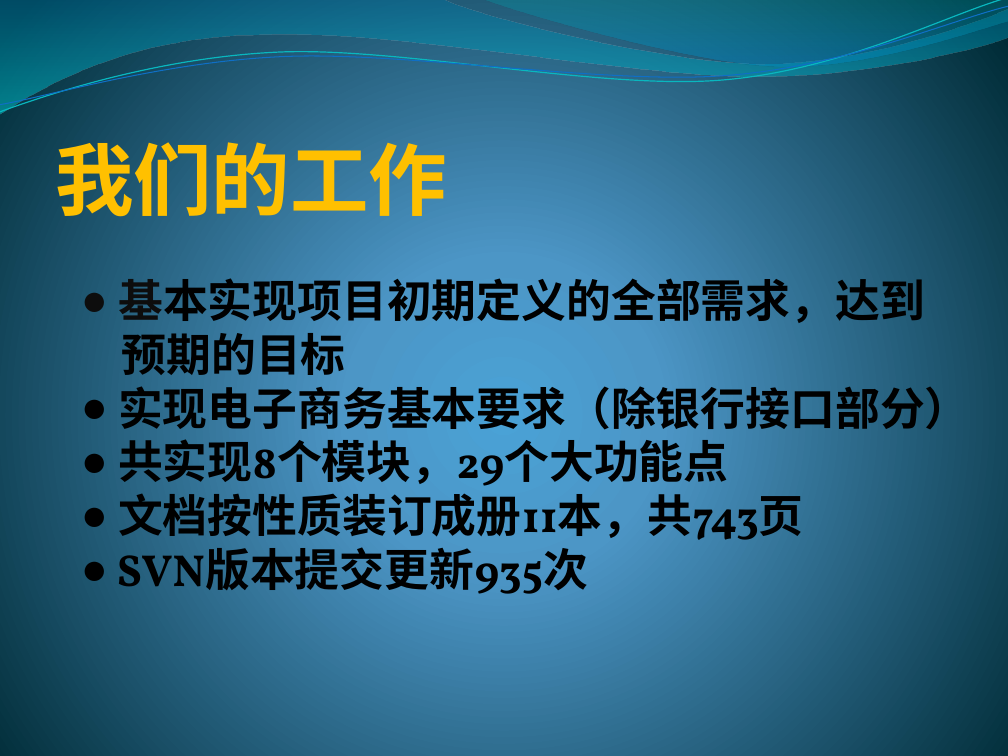
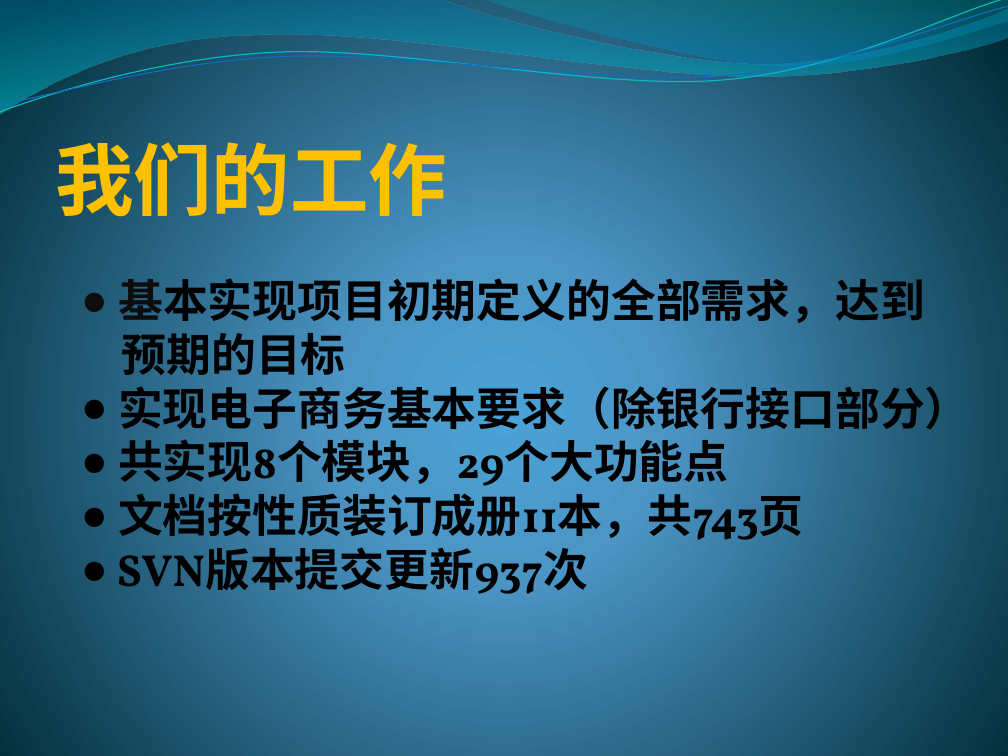
Before and after one commit to yaxing/sherry-forus, a slide deck: slide 2 of 项目相关文档/Sherry/项目监控/项目进展报告/项目答辩_2009-01-15_Forus.pptx. Drawn at 1008x756 pixels with LibreOffice and Linux fonts; fonts in the diff are those of the drawing. Boxes give left, top, right and bottom in pixels: in the first picture for what was removed or moved away, otherwise in the second. Text is boxed around its words. In the diff, an @@ line names an element or a change of style, - is before the commit and + after.

```diff
--- a/项目相关文档/Sherry/项目监控/项目进展报告/项目答辩_2009-01-15_Forus.pptx
+++ b/项目相关文档/Sherry/项目监控/项目进展报告/项目答辩_2009-01-15_Forus.pptx
@@ text at [117,543,588,599]: text changed @@
-● SVN版本提交更新935次
+● SVN版本提交更新937次
```
